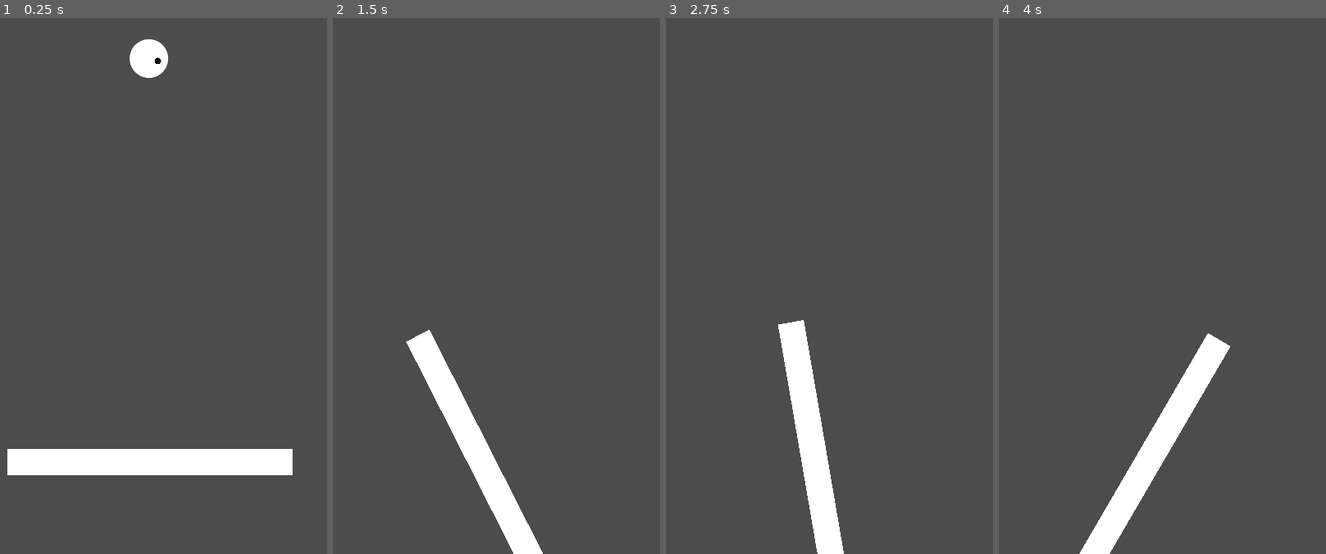
Above: before the commit, frames 1-4 (left to right).
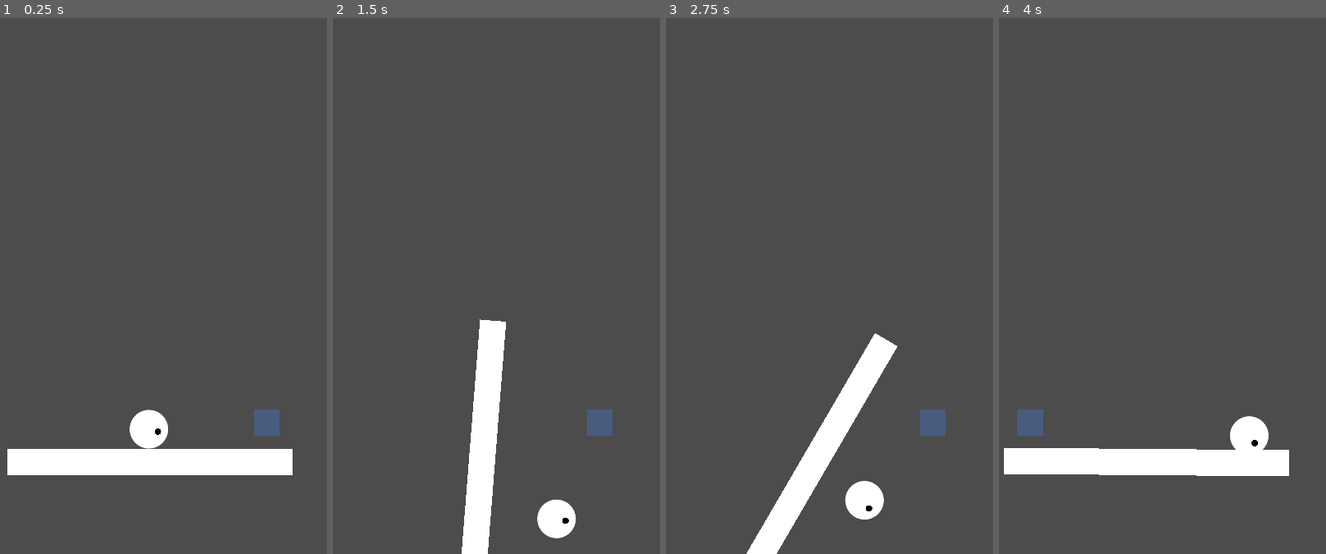
Above: after the commit, the same moments.

Repository: m039/UncontrollableStick
Game: Godot game, scene res://Levels/Level1.tscn
Two runs of this game, one before a commit and one after it. Both use one fixed random seed, a clock stepped at 60 frames per second and the inputs below. Before the commit the project starts from res://Main.tscn.
Inputs:
- Up to frame 1 (0.25 s): no input
- Up to frame 2 (1.5 s): hold Right (ui_right) 0.53-1.28 s; hold Left (ui_left) from 1.28 s (still down)
- Up to frame 3 (2.75 s): release Left (ui_left) at 2.03 s; hold Right (ui_right) from 2.03 s (still down)
- Up to frame 4 (4 s): release Right (ui_right) at 3.53 s; hold Left (ui_left) from 3.53 s (still down)

The runs differ from the first frame. In frame 1, 1.7% of the frame differs, in the area x 39-86%, y 3-81%; in frame 2, 6.7%; in frame 3, 7.1%; in frame 4, 8.1%, in the area x 1-89%, y 58-100%.

Commit message:
Added BallCheckpointArea.

Diff:
--- a/Ball.gd
+++ /dev/null
@@ -1,4 +0,0 @@
-extends RigidBody2D
-
-func _ready():
-	$SmallDot.modulate = Color(0, 0, 0, 1)
--- a/Ball.tscn
+++ /dev/null
@@ -1,33 +0,0 @@
-[gd_scene load_steps=5 format=2]
-
-[ext_resource path="res://Ball.gd" type="Script" id=1]
-[ext_resource path="res://Art/Circle_100x100.png" type="Texture" id=2]
-
-[sub_resource type="PhysicsMaterial" id=2]
-friction = 0.0
-bounce = 0.3
-
-[sub_resource type="CircleShape2D" id=1]
-radius = 68.1817
-
-[node name="Ball" type="RigidBody2D"]
-position = Vector2( 290, 220 )
-rotation = 1.0472
-physics_material_override = SubResource( 2 )
-gravity_scale = 9.0
-continuous_cd = 1
-script = ExtResource( 1 )
-
-[node name="Sprite" type="Sprite" parent="."]
-scale = Vector2( 0.6, 0.6 )
-texture = ExtResource( 2 )
-
-[node name="CollisionShape2D" type="CollisionShape2D" parent="."]
-scale = Vector2( 0.440001, 0.440001 )
-shape = SubResource( 1 )
-
-[node name="SmallDot" type="Sprite" parent="."]
-position = Vector2( 10, -10 )
-rotation = -2.87979
-scale = Vector2( 0.1, 0.1 )
-texture = ExtResource( 2 )
--- /dev/null
+++ b/Levels/BaseLevel.gd
@@ -0,0 +1,18 @@
+extends Node
+
+class_name BaseLevel
+
+export (PackedScene) var Ball
+
+func _on_ball_screen_exited():
+	pass
+
+func create_ball(pos):
+	var b = Ball.instance()
+	add_child(b)
+	b.connect("screen_exited", self, "_on_ball_screen_exited")
+	b.position = pos
+	return b
+
+func delete_ball(b):
+	b.queue_free()
--- /dev/null
+++ b/Levels/Level1.gd
@@ -0,0 +1,35 @@
+extends BaseLevel
+
+const BallClass = preload("res://Objects/Ball.gd")
+
+var ball
+var checkpoints = []
+
+func _ready():
+	ball = create_ball($StartPosition.position)
+
+	for i in range($Checkpoints.get_child_count()):
+		var child = $Checkpoints.get_child(i)
+		if i == 0:
+			child.show()
+		else:
+			child.hide()
+		child.connect("body_entered", self, "_on_checkpoint_entered", [child])
+		checkpoints.append(child)
+
+func _on_checkpoint_entered(ball, checkpoint):
+	if ball is BallClass:
+		_on_ball_entered(ball, checkpoint)
+
+func _on_ball_entered(ball, checkpoint):
+	checkpoint.hide()
+
+	if checkpoints.size() == 1:
+		print("Finished the level")
+	else:
+		checkpoints.erase(checkpoint)
+		checkpoints[0].show()
+
+func _on_ball_screen_exited():
+	delete_ball(ball)
+	ball = create_ball($StartPosition.position)
--- /dev/null
+++ b/Levels/Level1.tscn
@@ -0,0 +1,24 @@
+[gd_scene load_steps=5 format=2]
+
+[ext_resource path="res://Levels/Level1.gd" type="Script" id=1]
+[ext_resource path="res://Objects/Ball.tscn" type="PackedScene" id=2]
+[ext_resource path="res://Objects/Stick.tscn" type="PackedScene" id=3]
+[ext_resource path="res://Objects/BallCheckpointArea.tscn" type="PackedScene" id=4]
+
+[node name="Main" type="Node2D"]
+script = ExtResource( 1 )
+Ball = ExtResource( 2 )
+
+[node name="Stick" parent="." instance=ExtResource( 3 )]
+angularVelocity = 3.0
+
+[node name="StartPosition" type="Node2D" parent="."]
+position = Vector2( 290, 810 )
+
+[node name="Checkpoints" type="Node2D" parent="."]
+
+[node name="BallCheckpointArea1" parent="Checkpoints" instance=ExtResource( 4 )]
+position = Vector2( 470, 800 )
+
+[node name="BallCheckpointArea2" parent="Checkpoints" instance=ExtResource( 4 )]
+position = Vector2( 110, 800 )
--- /dev/null
+++ b/Levels/Main.tscn
@@ -0,0 +1,12 @@
+[gd_scene load_steps=3 format=2]
+
+[ext_resource path="res://Objects/Stick.tscn" type="PackedScene" id=1]
+[ext_resource path="res://Objects/Ball.tscn" type="PackedScene" id=2]
+
+
+
+[node name="Main" type="Node2D"]
+
+[node name="Stick" parent="." instance=ExtResource( 1 )]
+
+[node name="Ball" parent="." instance=ExtResource( 2 )]
--- a/Main.tscn
+++ /dev/null
@@ -1,15 +0,0 @@
-[gd_scene load_steps=3 format=2]
-
-[ext_resource path="res://Stick.tscn" type="PackedScene" id=1]
-[ext_resource path="res://Ball.tscn" type="PackedScene" id=2]
-
-[node name="Main" type="Node2D"]
-
-[node name="Stick" parent="." instance=ExtResource( 1 )]
-position = Vector2( 290, 860 )
-mode = 3
-
-[node name="Ball" parent="." instance=ExtResource( 2 )]
-position = Vector2( 290, 220 )
-rotation = 1.0472
-gravity_scale = 9.0
--- /dev/null
+++ b/Objects/Ball.gd
@@ -0,0 +1,8 @@
+extends RigidBody2D
+
+class_name Ball
+
+signal screen_exited
+
+func _on_VisibilityNotifier_screen_exited():
+	emit_signal("screen_exited")
--- /dev/null
+++ b/Objects/Ball.tscn
@@ -0,0 +1,40 @@
+[gd_scene load_steps=5 format=2]
+
+[ext_resource path="res://Objects/Ball.gd" type="Script" id=1]
+[ext_resource path="res://Art/Circle_100x100.png" type="Texture" id=2]
+
+[sub_resource type="PhysicsMaterial" id=1]
+friction = 0.1
+rough = true
+bounce = 0.4
+
+[sub_resource type="CircleShape2D" id=2]
+radius = 68.1817
+
+[node name="Ball" type="RigidBody2D"]
+position = Vector2( 290, 220 )
+rotation = 1.0472
+physics_material_override = SubResource( 1 )
+gravity_scale = 9.0
+continuous_cd = 1
+script = ExtResource( 1 )
+
+[node name="CollisionShape2D" type="CollisionShape2D" parent="."]
+scale = Vector2( 0.440001, 0.440001 )
+shape = SubResource( 2 )
+
+[node name="VisibilityNotifier" type="VisibilityNotifier2D" parent="."]
+position = Vector2( 3.05176e-005, -1.52588e-005 )
+scale = Vector2( 3, 3 )
+
+[node name="Sprite" type="Sprite" parent="."]
+scale = Vector2( 0.6, 0.6 )
+texture = ExtResource( 2 )
+
+[node name="SmallDot" type="Sprite" parent="."]
+modulate = Color( 0, 0, 0, 1 )
+position = Vector2( 10, -10 )
+rotation = -2.87979
+scale = Vector2( 0.1, 0.1 )
+texture = ExtResource( 2 )
+[connection signal="screen_exited" from="VisibilityNotifier" to="." method="_on_VisibilityNotifier_screen_exited"]
--- /dev/null
+++ b/Objects/BallCheckpointArea.tscn
@@ -0,0 +1,16 @@
+[gd_scene load_steps=3 format=2]
+
+[ext_resource path="res://Art/Square_100x100.png" type="Texture" id=1]
+
+[sub_resource type="RectangleShape2D" id=1]
+extents = Vector2( 20, 20 )
+
+[node name="BallCheckpointArea" type="Area2D"]
+
+[node name="Sprite" type="Sprite" parent="."]
+modulate = Color( 0.254902, 0.470588, 0.854902, 0.368627 )
+scale = Vector2( 0.4, 0.4 )
+texture = ExtResource( 1 )
+
+[node name="CollisionShape2D" type="CollisionShape2D" parent="."]
+shape = SubResource( 1 )
--- a/Stick.tscn
+++ b/Objects/Stick.tscn
@@ -1,18 +1,18 @@
 [gd_scene load_steps=5 format=2]
 
-[ext_resource path="res://Stick.gd" type="Script" id=1]
+[ext_resource path="res://Objects/Stick.gd" type="Script" id=1]
 [ext_resource path="res://Art/Square_100x100.png" type="Texture" id=2]
 
-[sub_resource type="PhysicsMaterial" id=2]
+[sub_resource type="PhysicsMaterial" id=1]
 friction = 0.0
 
-[sub_resource type="RectangleShape2D" id=1]
+[sub_resource type="RectangleShape2D" id=2]
 extents = Vector2( 220, 20 )
 
 [node name="Stick" type="RigidBody2D"]
 position = Vector2( 290, 860 )
 mode = 3
-physics_material_override = SubResource( 2 )
+physics_material_override = SubResource( 1 )
 gravity_scale = 0.0
 continuous_cd = 1
 script = ExtResource( 1 )
--- a/project.godot
+++ b/project.godot
@@ -8,15 +8,20 @@
 
 config_version=4
 
-_global_script_classes=[  ]
+_global_script_classes=[ {
+"base": "Node",
+"class": "BaseLevel",
+"language": "GDScript",
+"path": "res://Levels/BaseLevel.gd"
+} ]
 _global_script_class_icons={
-
+"BaseLevel": ""
 }
 
 [application]
 
 config/name="Balancing Stick"
-run/main_scene="res://Main.tscn"
+run/main_scene="res://Levels/Level1.tscn"
 config/icon="res://icon.png"
 
 [display]
Renamed: Stick.gd -> Objects/Stick.gd
Not shown: 1 places in Objects/Stick.tscn that only renumber resources
